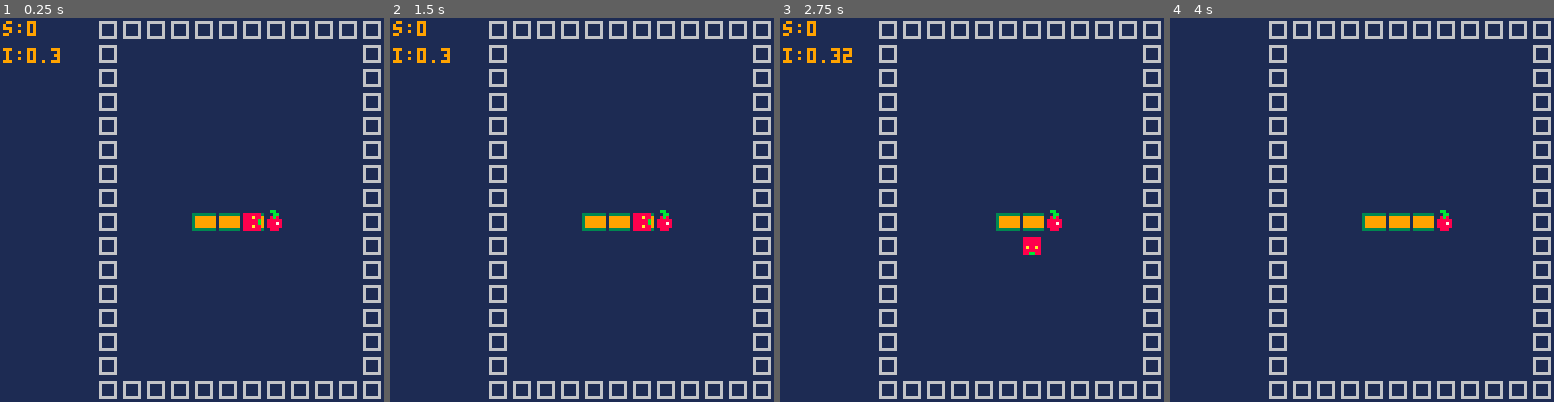
Above: before the commit, frames 1-4 (left to right).
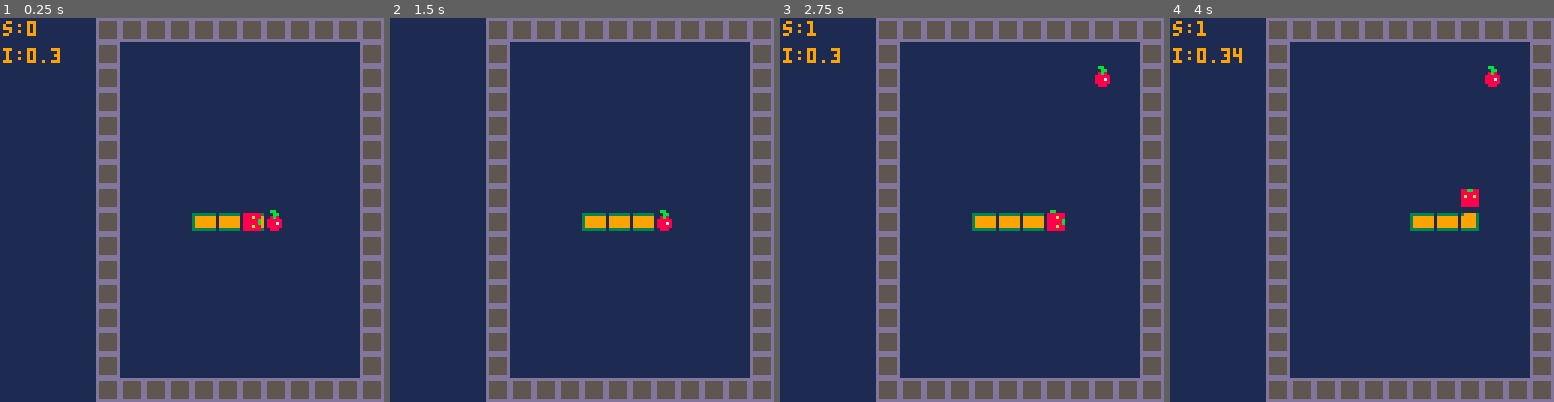
Above: after the commit, the same moments.

Repository: AriJalk/pico8-learning-snake
Game: PICO-8 cartridge snake.p8
Same seed, same stepped clock (60 frames per second), same inputs: the game is played once before the commit and once after it.
Inputs:
- Up to frame 1 (0.25 s): no input
- Up to frame 2 (1.5 s): tap O (Z key) at 0.33, 0.7, 1.43 s; tap X (X key) at 1.07 s
- Up to frame 3 (2.75 s): hold Left 1.97-2.37 s; tap X (X key) at 2.07, 2.4, 2.73 s; tap O (Z key) at 2.22 s; hold Down from 2.42 s (still down)
- Up to frame 4 (4 s): release Down at 2.82 s; hold Right 2.87-3.53 s; tap X (X key) at 3.07, 3.4, 3.73 s; tap O (Z key) at 3.1, 3.98 s; hold Up from 3.58 s (still down)

The runs differ from the first frame. In frame 1, 20% of the frame differs, in the area x 25-100%, y 0-100%; in frame 2, 21%; in frame 3, 21%; in frame 4, 22%, in the area x 0-100%, y 0-100%.

Commit message:
Added elbow sprites

Diff:
--- a/snake.p8
+++ b/snake.p8
@@ -104,7 +104,8 @@
 				add_fruit()
 			end
 			if check_collision(snake_pos[1]) then
-			 _init()
+			 is_game_running=false
+			 draw_lose_panel()
 			 return
 			end
 		end
@@ -134,7 +135,6 @@
  draw_wall()
  draw_snake_initial()
  draw_fruit()
-	//flip()
 end
 
 function draw_update()
@@ -143,7 +143,7 @@
 	if is_fruit_placed then
 		draw_fruit()
 	end
-	//flip()
+	flip()
 end
 
 function draw_sprite(sprite,pos,flip_x,flip_y)
@@ -159,93 +159,11 @@
 		flip_x,flip_y)
 end
 
---draw functions
-function draw_tile(pos,col)
-	local draw_pos=grid_game_position(pos)
-	draw_pos.x += 128 - grid_size.x
-	rectfill(
-		draw_pos.x+margin,draw_pos.y+margin,
-		draw_pos.x+tile_size.x-1-margin,draw_pos.y+tile_size.y-1-margin,col)
-end
-
-function draw_fruit()
-	draw_sprite(sprites.fruit,fruit_pos)
-	--todo:somwhere else
-	is_fruit_placed=false
-end
-
-function draw_snake_initial()
- draw_head()
- draw_body_initial()
- draw_tail()
-end
-
-function draw_snake_update()
-	--remove tail
-	if tail_pos and not pos_equals(tail_pos,fruit_pos) then
-		draw_sprite(sprites.empty,tail_pos)
-	end
-	--add head
-	draw_head()
-	--change previous head to body and set tail
-	draw_body_update()
-	draw_tail()
-end
-
-function draw_wall()
-	for wall in all(wall_pos) do
-		draw_sprite(sprites.wall,wall)
-	end
-end
-
-function draw_panel()
-	rectfill(0,0,panel_size.x-1,panel_size.y-1,1)
-	color(9)
-	print("s:"..score,1,1)
-	//print("["..snake_pos[1].x..","..snake_pos[1].y.."]",1,7)
-	//print("["..snake_position[2].x..","..snake_position[2].y.."]",30,7)
-	//print("t: "..update_time,1,13)
-	print('i:'..update_interval,1,10)
-
---	--debug
--- for i=1,#segments_map do
---  print('('..segments_map[i].s.x..','..segments_map[i].s.y..')'..'('..segments_map[i].e.x..','..segments_map[i].e.y..')',1,i*10+50)
---
--- end
---	print(fruit_pos.x..','..fruit_pos.y,1,50)
-end
-
-function draw_win_panel()
- rectfill(32,32,128-32,128-32,4)
- print('you win',32,64,6)
- print('press 🅾️ to reset',6)
-end
-
-
-function draw_head()
-	draw_orientation('head',head_pos)
-end
-
-function draw_tail()
- if snake_size>1 then
- 	draw_orientation('tail',snake_pos[snake_size])
- end
-end
-
-function draw_body_update()
- if snake_size>2 then
- 	draw_orientation('body',snake_pos[2])
- end
-end
-
-function draw_body_initial()
- for i=1,snake_size-1 do
-  draw_orientation('body',snake_pos[i])
- end
-end
-
-function draw_orientation(spr_name,pos)
- local dir=pos.dir
+
+function draw_orientation(spr_name,pos,dir)
+ if dir==nil then
+  dir=pos.dir
+ end
  local flip_x=false
  local flip_y=false
  local o=nil
@@ -262,6 +180,127 @@
  end
  local str=spr_name..'_'..o
  draw_sprite(sprites[str],pos,flip_x,flip_y)
+end
+
+--draw functions
+function draw_tile(pos,col)
+	local draw_pos=grid_game_position(pos)
+	draw_pos.x += 128 - grid_size.x
+	rectfill(
+		draw_pos.x+margin,draw_pos.y+margin,
+		draw_pos.x+tile_size.x-1-margin,draw_pos.y+tile_size.y-1-margin,col)
+end
+
+function draw_fruit()
+	draw_sprite(sprites.fruit,fruit_pos)
+	--todo:somwhere else
+	is_fruit_placed=false
+end
+
+function draw_snake_initial()
+ draw_head()
+ draw_body_initial()
+ draw_tail()
+end
+
+function draw_snake_update()
+	--remove tail
+	if tail_pos and not pos_equals(tail_pos,fruit_pos) then
+		draw_sprite(sprites.empty,tail_pos)
+	end
+	--add head
+	draw_head()
+	--change previous head to body and set tail
+	draw_body_update()
+	draw_tail()
+end
+
+function draw_wall()
+	for wall in all(wall_pos) do
+		draw_sprite(sprites.wall,wall)
+	end
+end
+
+function draw_panel()
+	rectfill(0,0,panel_size.x-1,panel_size.y-1,1)
+	color(9)
+	print("s:"..score,1,1)
+	print('i:'..update_interval,1,10)
+end
+
+--snake parts
+
+function draw_head()
+	draw_orientation('head',head_pos)
+end
+
+function draw_tail()
+ if snake_size>1 then
+  draw_tile(snake_pos[snake_size],1)
+ 	draw_orientation('tail',snake_pos[snake_size],snake_pos[snake_size-1].dir)
+ end
+end
+
+
+function draw_body_initial()
+ for i=1,snake_size-1 do
+  draw_orientation('body',snake_pos[i])
+ end
+end
+
+--only call when cells[2-3] are orthogonal
+function draw_elbow()
+	local sprite=sprites.elbow
+	local pos_a=snake_pos[1]
+	local pos_b=snake_pos[2]
+
+	local right_a=(pos_a.dir==directions.right)
+	local left_a=(pos_a.dir==directions.left)
+	local up_a=(pos_a.dir==directions.up)
+	local down_a=(pos_a.dir==directions.down)
+
+	local right_b=(pos_b.dir==directions.right)
+	local left_b=(pos_b.dir==directions.left)
+	local up_b=(pos_b.dir==directions.up)
+	local down_b=(pos_b.dir==directions.down)
+
+	if right_a or left_b then
+	 if up_a or down_b then
+	  draw_sprite(sprite,pos_b,false,true)
+	 else
+	  draw_sprite(sprite,pos_b,false,false)
+	 end
+	elseif left_a or right_b then
+	 if up_a or down_b then
+	 	draw_sprite(sprite,pos_b,true,true)
+	 else
+	 	draw_sprite(sprite,pos_b,true,false)
+		end
+	end
+end
+
+function draw_body_update()
+ --continuous
+ if snake_size>2 then
+   draw_tile(snake_pos[2],1)
+	 if snake_pos[2].dir==snake_pos[1].dir then
+  	draw_orientation('body',snake_pos[2])
+ 	else
+ 	 draw_elbow()
+ 	end
+ end
+end
+
+function draw_win_panel()
+-- rectfill(25,25,128-25,128-25,4)
+ print('you win',32,64,10)
+ print('press 🅾️ to reset',10)
+end
+
+function draw_lose_panel()
+-- rectfill(25,25,128-25,128-25,2)
+ print('you lose, score:'..score,32,64,10)
+ print('press 🅾️ to reset',10)
 end
 -->8
 -- update functions
@@ -452,11 +491,11 @@
  end
 end
 __gfx__
-000000000399993000000000000000000399993000000000000000000000000000bb000000000000111111110000000000000000000000000000000000000000
-000000000399993003333333033333330399993033333333088bb88008888880000bb00006666660111111110000000000000000000000000000000000000000
-007007000399993009999999039999990399993039999999088888800888a880008b800006000060111111110000000000000000000000000000000000000000
-00077000039999300999999903999999039999303999999908a88a80088888b00888880006000060111111110000000000000000000000000000000000000000
-00077000039999300999999903999999039999303999999908888880088888b00888780006000060111111110000000000000000000000000000000000000000
-007007000399993009999999039999990399993039999999088888800888a8800888880006000060111111110000000000000000000000000000000000000000
-00000000039999300333333303999933039999303333333308888880088888800088800006666660111111110000000000000000000000000000000000000000
-00000000000000000000000003999930033333300000000000000000000000000000000000000000111111110000000000000000000000000000000000000000
+000000000399993000000000000000000399993000000000000000000000000000bb0000dddddddd111111110000000000000000000000000000000000000000
+000000000399993003333333033333300399993033333333088bb88008888880000bb000d555555d111111110000000000000000000000000000000000000000
+007007000399993009999999039999900399993039999999088888800888a880008b8000d555555d111111110000000000000000000000000000000000000000
+00077000039999300999999903999990039999303999999908a88a80088888b008888800d555555d111111110000000000000000000000000000000000000000
+00077000039999300999999903999990039999303999999908888880088888b008887800d555555d111111110000000000000000000000000000000000000000
+007007000399993009999999039999900399993039999999088888800888a88008888800d555555d111111110000000000000000000000000000000000000000
+000000000399993003333333039999300399993033333333088888800888888000888000d555555d111111110000000000000000000000000000000000000000
+000000000000000000000000000000000333333000000000000000000000000000000000dddddddd111111110000000000000000000000000000000000000000
